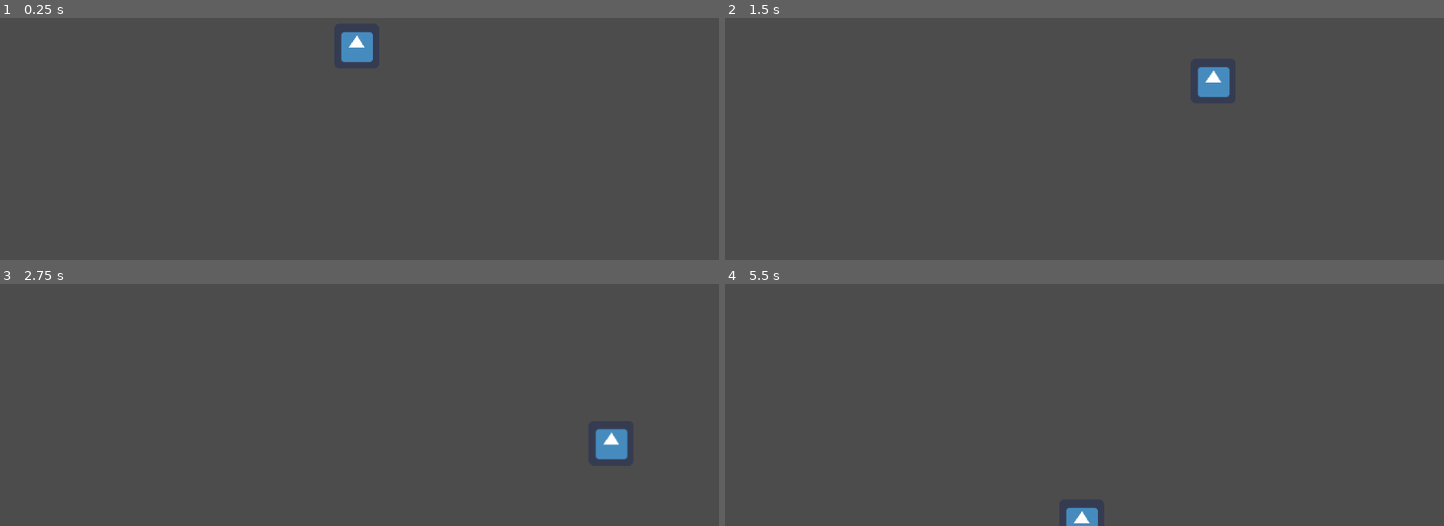
Above: before the commit, frames 1-4 (two rows, left to right).
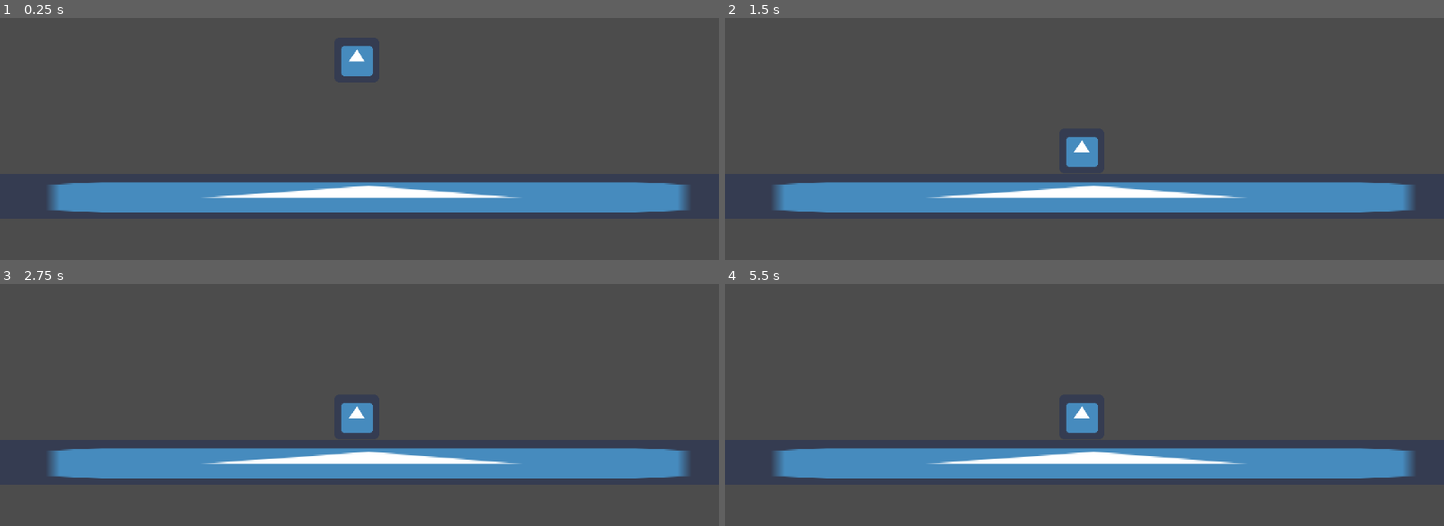
Above: after the commit, the same moments.

Repository: ErrorDevYT/tutorial-projects
Game: Godot game, scene res://World.tscn
Two runs of this game, one before a commit and one after it. Both use one fixed random seed, a clock stepped at 60 frames per second and the inputs below. The engine's default icon, where the game draws it, is replaced by a stand-in: a white triangle on a blue panel in a dark square.
Inputs:
- Up to frame 1 (0.25 s): no input
- Up to frame 2 (1.5 s): hold D (right) 0.53-1.28 s; hold S (down) from 1.28 s (still down)
- Up to frame 3 (2.75 s): release S (down) at 2.03 s; hold D (right) from 2.03 s (still down)
- Up to frame 4 (5.5 s): release D (right) at 2.78 s; hold Up (ui_up) 2.78-3.53 s; hold A (left) 3.53-5.03 s; hold S (down) from 5.03 s (still down)

The runs differ from the first frame. In frame 1, 12% of the frame differs, in the area x 6-96%, y 5-81%; in frame 2, 12%, in the area x 6-96%, y 20-81%; in frame 3, 12%; in frame 4, 12%.

Commit message:
Tutorial#2

Diff:
--- a/Tutorials/Player.gd
+++ b/Tutorials/Player.gd
@@ -1,20 +1,22 @@
 extends KinematicBody2D
+
+export(int) var walk_speed = 200
+export(int) var gravity = 600
+export(int) var jump_force = 500
 
 var velocity = Vector2()
 
-var speed = 250
+func _physics_process(delta):
+	velocity.y += gravity * delta
 
-func _physics_process(delta):
-	velocity = Vector2()
+	if Input.is_action_pressed("ui_left"):
+		velocity.x = -walk_speed
+	if Input.is_action_pressed("ui_right"):
+		velocity.x = walk_speed
+	else:
+		velocity.x = lerp(velocity.x, 0, 0.1)
 
-	if Input.is_action_pressed("up"):
-		velocity.y -= 1
-	if Input.is_action_pressed("down"):
-		velocity.y += 1
-	if Input.is_action_pressed("left"):
-		velocity.x -= 1
-	if Input.is_action_pressed("right"):
-		velocity.x += 1
+	if Input.is_action_just_pressed("ui_up"):
+		velocity.y = -jump_force
 
-	velocity = velocity.normalized()
-	velocity = move_and_slide(velocity * speed)
+	velocity = move_and_slide(velocity, Vector2.UP)
--- a/Tutorials/World.tscn
+++ b/Tutorials/World.tscn
@@ -1,8 +1,27 @@
-[gd_scene load_steps=2 format=2]
+[gd_scene load_steps=4 format=2]
 
 [ext_resource path="res://Player.tscn" type="PackedScene" id=1]
+[ext_resource path="res://icon.png" type="Texture" id=2]
+
+[sub_resource type="RectangleShape2D" id=1]
+extents = Vector2( 32, 32 )
 
 [node name="World" type="Node2D"]
 
 [node name="Player" parent="." instance=ExtResource( 1 )]
 position = Vector2( 508, 294 )
+jump_force = 300
+
+[node name="Floor" type="StaticBody2D" parent="."]
+position = Vector2( 515, 509 )
+scale = Vector2( 20, 1 )
+__meta__ = {
+"_edit_group_": true
+}
+
+[node name="Sprite" type="Sprite" parent="Floor"]
+texture = ExtResource( 2 )
+
+[node name="CollisionShape2D" type="CollisionShape2D" parent="Floor"]
+position = Vector2( -1, -1 )
+shape = SubResource( 1 )
Binary file added: Tutorials/white.png
Not shown, added: Tutorials/white.png.import
